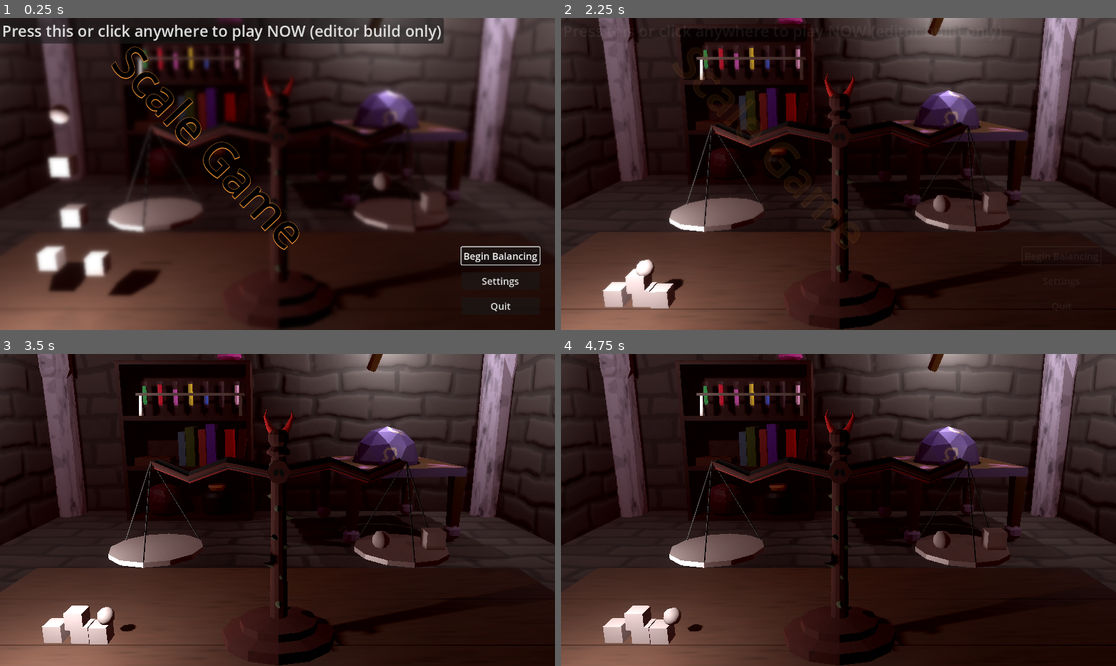
Above: before the commit, frames 1-4 (two rows, left to right).
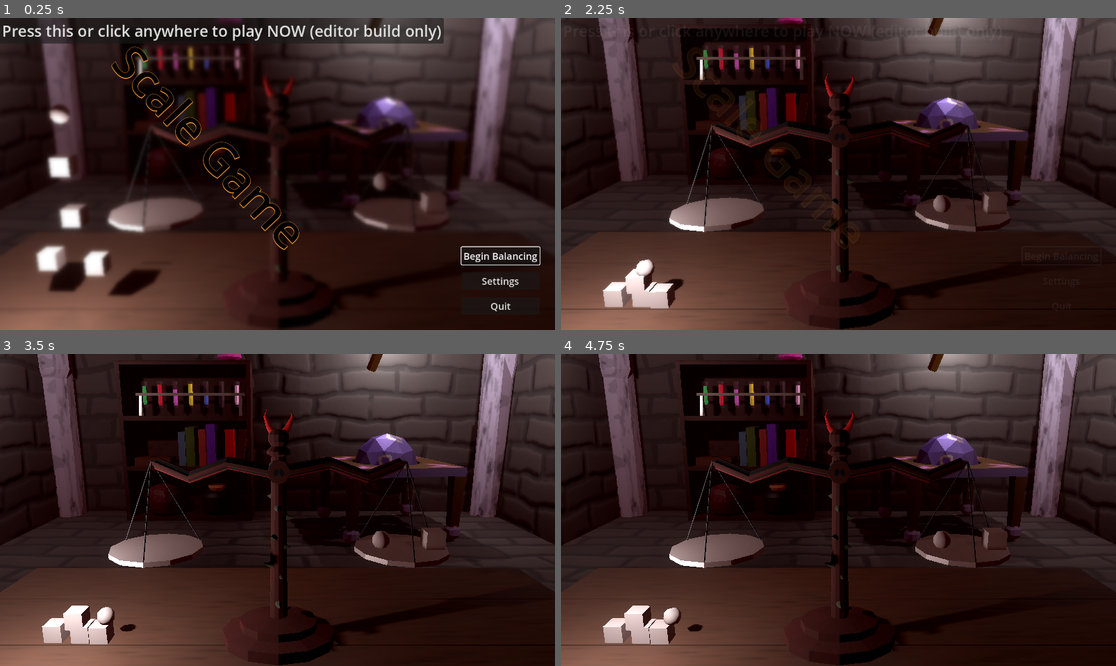
Above: after the commit, the same moments.

Repository: camd67/scale-game
Game: Godot game, scene res://scene/main/main.tscn
Two runs of this game, one before a commit and one after it. Both use one fixed random seed, a clock stepped at 60 frames per second and the inputs below.
Inputs (mouse positions are in pixels of both pictures, inside the frame that each line leads up to):
- Up to frame 1 (0.25 s): no input
- Up to frame 2 (2.25 s): click "Begin Balancing" at 0.5 s; click "Begin Balancing" at 1.25 s; click "Begin Balancing" at 2 s
- Up to frame 3 (3.5 s): move the mouse to (399, 494) at 2.77 s; click (399, 494) at 2.92 s
- Up to frame 4 (4.75 s): drag from (727, 525) to (810, 572) at 3.52 s; move the mouse to (894, 441) at 4.27 s; click (894, 441) at 4.42 s

The runs differ from the first frame. In frame 1, 0.6% of the frame differs, in the area x 64-75%, y 22-36%; in frame 2, 0.6%; in frame 3, 0.7%; in frame 4, 0.7%, in the area x 60-76%, y 23-36%.

Commit message:
Add rotation to the magic ball animation

Diff:
--- a/scaledungeon.tscn
+++ b/scaledungeon.tscn
@@ -1,7 +1,5 @@
-[gd_scene load_steps=3 format=3 uid="uid://ci3fiencoal5c"]
+[gd_scene load_steps=2 format=3 uid="uid://ci3fiencoal5c"]
 
 [ext_resource type="PackedScene" uid="uid://bt8bif40er8kr" path="res://scene/dungeon/scaledungeon.glb" id="1_8odt2"]
-[ext_resource type="Script" path="res://scene/dungeon/scaledungeon.gd" id="2_l6v52"]
 
 [node name="scaledungeon" instance=ExtResource("1_8odt2")]
-script = ExtResource("2_l6v52")
Binary file changed: scene/dungeon/scaledungeon.glb
